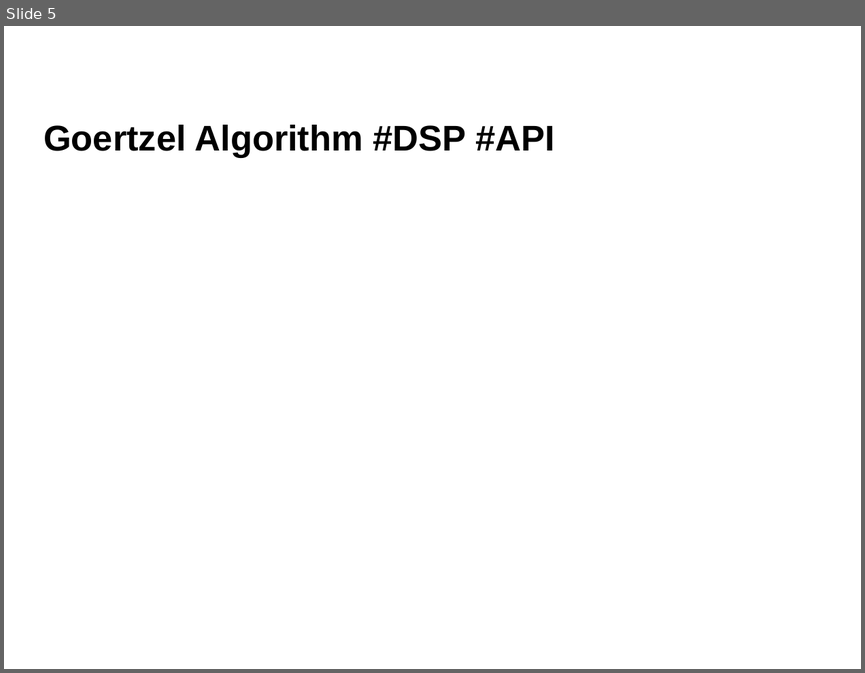
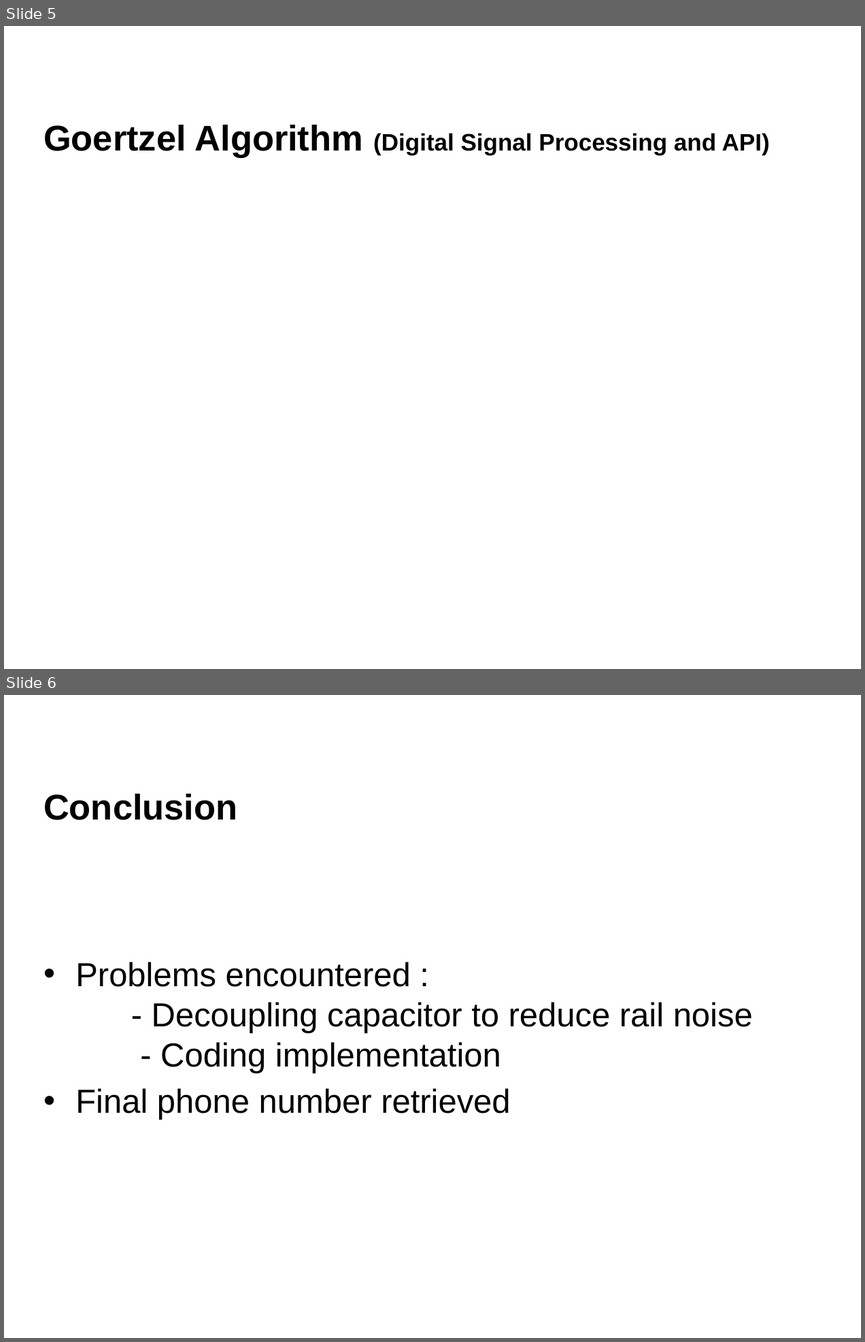
Before and after one commit to danielsaul/phone-tapping-scenario, a slide deck: docs/ppt.pptx. Shown one above the other, each under a label of ours: slide 5 before the commit, slides 5 and 6 after it. The pictures are 865x673 and 865x1342 pixels, drawn with LibreOffice and Linux fonts; fonts in the diff are those of the drawing; background and template pictures are left out. Boxes give left, top, right and bottom in pixels: in the first picture for what was removed or moved away, otherwise in the second. Text is boxed around its words. In the diff, an @@ line names an element or a change of style, - is before the commit and + after.

```diff
--- a/docs/ppt.pptx
+++ b/docs/ppt.pptx
@@ slide 6 added at box(4, 695, 861, 1338), background #FFFFFF @@
@@ title added at box(43, 794, 237, 820), 30 pt, text #000000, bold @@
+Conclusion
@@ text added at box(75, 962, 753, 1119), 28 pt, text #000000 @@
+• Problems encountered : - Decoupling capacitor to reduce rail noise - Coding implementation
+• Final phone number retrieved
@@ slide 5 changed as well @@
@@ title at box(43, 125, 770, 158): text changed; size 30 to 20 pt @@
-Goertzel Algorithm #DSP #API
+Goertzel Algorithm (Digital Signal Processing and API)
```
Also in this commit, not shown: 2 other slides changed, 2 other slides added, 2 slides removed.
